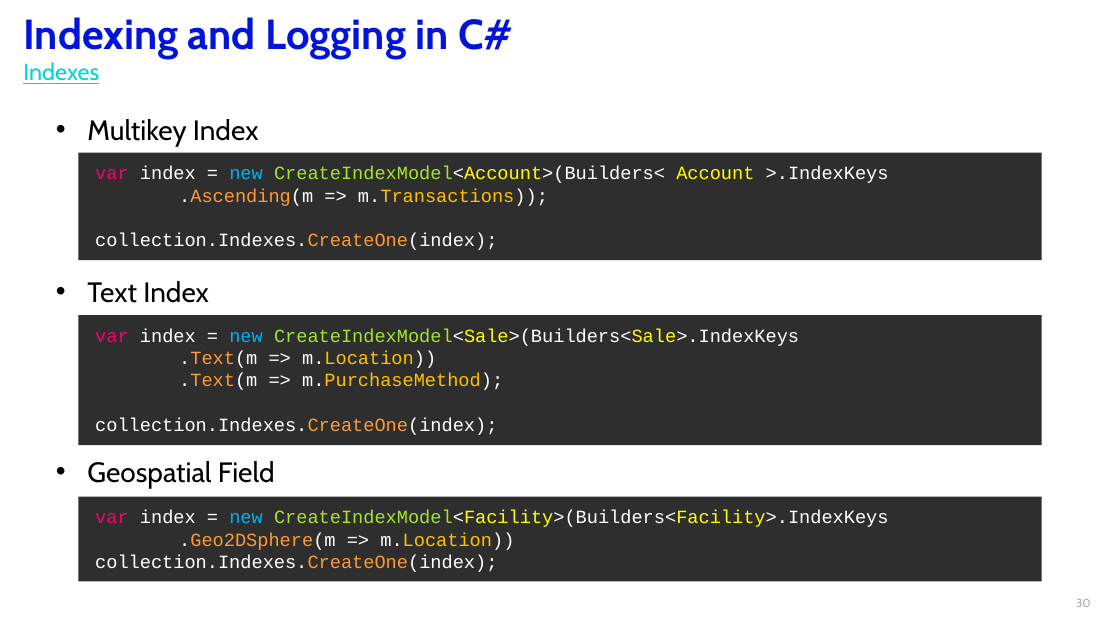
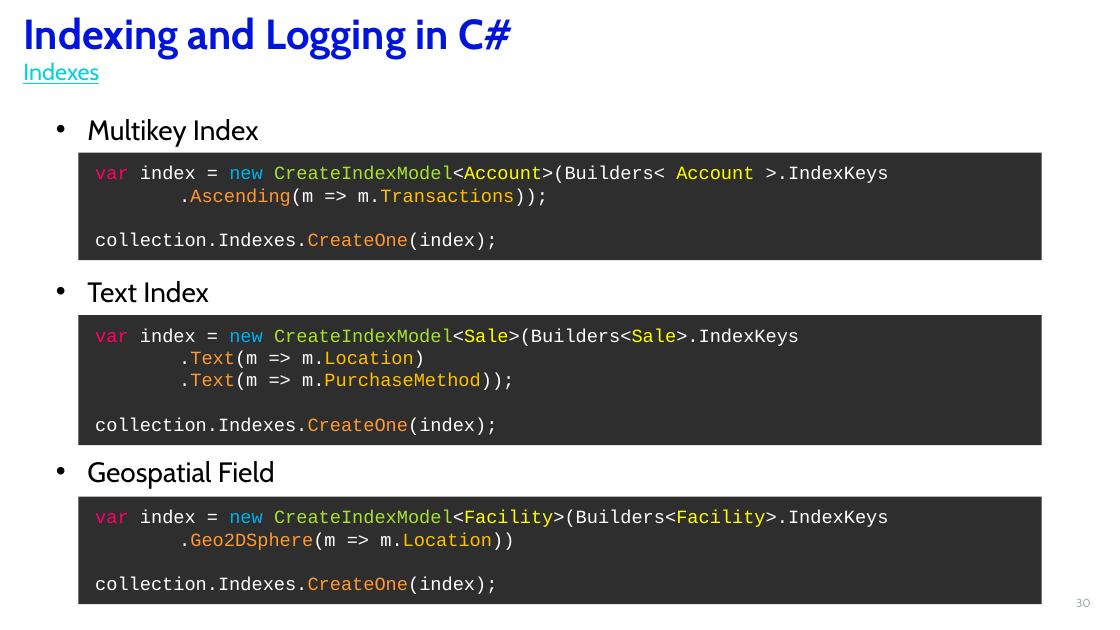
Before and after one commit to christianltds/mongodb_training, a slide deck: slide 30 of session 3/MongoDB – Training - Session 3.pptx. Drawn at 1120x630 pixels with LibreOffice and Linux fonts; fonts in the diff are those of the drawing; background and template pictures are left out. Boxes give left, top, right and bottom in pixels: in the first picture for what was removed or moved away, otherwise in the second. Text is boxed around its words. In the diff, an @@ line names an element or a change of style, - is before the commit and + after.

```diff
--- a/session 3/MongoDB – Training - Session 3.pptx
+++ b/session 3/MongoDB – Training - Session 3.pptx
@@ text in rectangle at box(179, 351, 514, 390): text changed @@
-.Text(m => m.Location))
-.Text(m => m.PurchaseMethod);
+.Text(m => m.Location)
+.Text(m => m.PurchaseMethod));
@@ rectangle "var index = new CreateIndexModel<Facility>(Builders<Facility ...": place and size @@
-rectangle "var index = new CreateIndexModel<Facility>(Builders<Facility ..." at box(78, 497, 1042, 581)
+rectangle "var index = new CreateIndexModel<Facility>(Builders<Facility ..." at box(78, 497, 1042, 604)
```
Also in this commit, not shown: 7 other slides changed.
